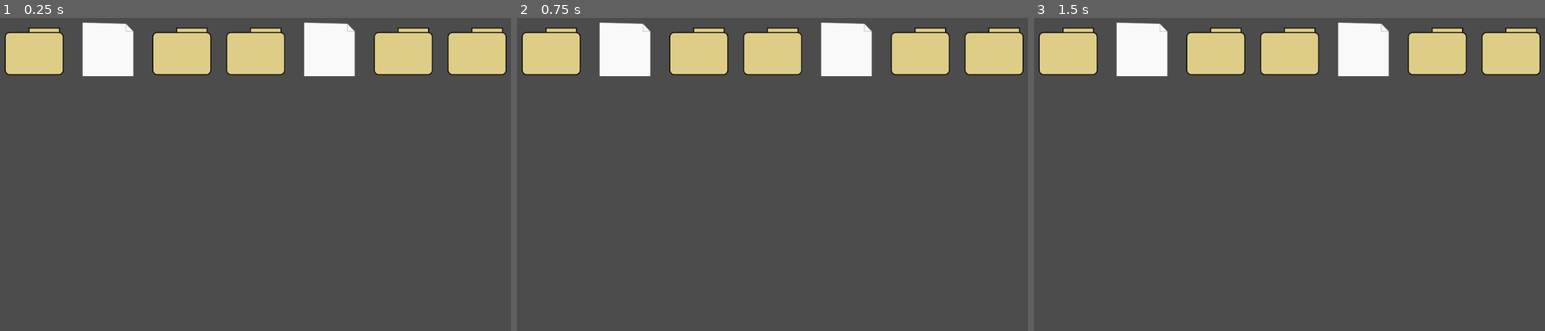
Above: before the commit, frames 1-3 (left to right).
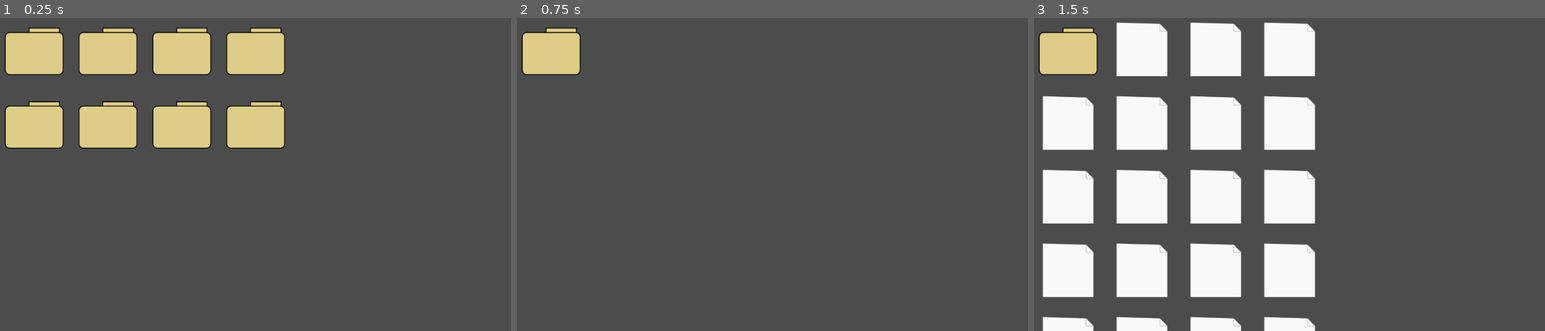
Above: after the commit, the same moments.

Repository: JoonasHeinonen/TeamStonksFGJ
Game: Godot game, scene res://Objects/GameContainer.tscn
Two runs of this game, one before a commit and one after it. Both use one fixed random seed, a clock stepped at 60 frames per second and the inputs below. The project has no main scene, so this scene is started directly.
Inputs (mouse positions are in pixels of both pictures, inside the frame that each line leads up to):
- Up to frame 1 (0.25 s): no input
- Up to frame 2 (0.75 s): click (552, 49) at 0.5 s
- Up to frame 3 (1.5 s): click (1069, 49) at 1.27 s

The runs differ from the first frame. In frame 1, 14% of the frame differs, in the area x 0-100%, y 1-42%; in frame 2, 10%; in frame 3, 31%, in the area x 1-100%, y 1-100%.

Commit message:
working parent/file links

Diff:
--- a/FileObject.gd
+++ b/FileObject.gd
@@ -29,25 +29,12 @@
 export var hint_text = "hint text"
 export var image = ""  # Path reference for file for texture change
 var hint_image = ""
+var parent_file = null  # What folder this file is under
 var dragging = false
 var sublevel = 0  # What level file is this; hide all other files
+var child_folder = null  # Ensure that folders can only have one child (you can not access multiple parents from single child)
 onready var folder_image = preload("res://gfx/folder.png")
 onready var file_image = preload("res://gfx/file.png")
-
-
-# Called every frame. 'delta' is the elapsed time since the previous frame.
-func _process(delta):
-	var children = get_children()
-
-	# TODO: Populate cursor file pointer somewhere
-	if dragging:
-		var ghost_image = get_node("/root/Dragged")
-		if ghost_image:
-			ghost_image.position = get_viewport().get_mouse_position()
-	else:
-		var ghost_image = get_node("/root/Dragged")
-		if ghost_image:
-			ghost_image.queue_free()
 
 func set_folder():
 	texture_normal = folder_image
--- a/GameContainer.gd
+++ b/GameContainer.gd
@@ -11,14 +11,23 @@
 
 # Level Stats
 var sublevel = 0
+var current_folder = null
+var up_folder = null
+var prev_folder = null
+var next_folder = null
+var prev_sublevel = null
+var next_sublevel = null
+var up_sublevel = null
 
 onready var file_view = get_node("WindowContainer/GameFileArranger")
 onready var chat_view = get_node("ChatContainer")
 onready var folder_image = preload("res://gfx/folder.png")
+onready var file_image = preload("res://gfx/file.png")
 
 # Called when the node enters the scene tree for the first time.
 func _ready():
 	initialize(3)
+	chat_view.connect("mouse_entered", self, "_check_if_dragged_item")
 
 func instance_file_object(type):
 	var new_file = file_object_scene.instance()
@@ -39,6 +48,18 @@
 	if Input.is_action_just_released("Click"):
 		dragged_item = null
 
+func _check_dragged_item():
+	if dragged_item and Input.is_action_just_released("Click"):
+		print("dragged item to chat window!")
+
+func _new_sublevel(new_sublevel, folder):
+	for file in file_view.get_children():
+		if file.sublevel != new_sublevel or file.parent_file != folder:
+			file.visible = false
+		else:
+			file.visible = true
+	_debug_sublevel(new_sublevel, folder)
+
 func _file_pressed_signal(file_instance):
 	if not file_instance.is_folder:
 		# FILE:
@@ -52,8 +73,11 @@
 		add_child(ghost_image)
 
 	else:
-		sublevel = file_instance.sublevel
-		print("new sublevel", sublevel)
+		print("sublevel",file_instance.sublevel)
+		# We are going below this sublevel!
+		sublevel = file_instance.sublevel + 1
+		current_folder = file_instance
+		_new_sublevel(sublevel, current_folder)
 
 func _create_file_signals(file_instance):
 	file_instance.connect("button_down", self, "_file_pressed_signal", [file_instance])
@@ -64,7 +88,7 @@
 	# B: Difficulty * 2 + (rand(0, difficulty)) = Possible amount of files inside each folder
 	# 1) Create root (sublevel 0)
 	# 2) For each sublevel, starting at sublevel 0:
-	#   * Create files equal to formula B. Randomly determine if each file is folder
+	#   * Create files equal to formula B.
 	#   * Mark sublevel for each file and folder
 	# 3) If current sublevel < total sublevel, repeat process
 	# 4) Determine correct file by choosing one with some modifiers by difficulty
@@ -72,18 +96,67 @@
 	#   * Has to be a file from atleast sublevels / 2 (round up)
 	#
 	var test_data = {}
+	difficulty = 16
 	var sublevels = round(difficulty / 2)
-	for sublevel in range(0, sublevels):
-		var files = difficulty * 2 + (randi() % difficulty)
-		for i in range(0, files):
+	randomize()
+
+	# First generate all folders for each sublevel
+	for sublevel in range(1, sublevels + 1):
+		var folders = sublevels
+		if folders < 1:
+			folders = 1
+		for i in range(0, folders):
+			var new_file = instance_file_object("folder")
+			# Just Godot things; have to change texture here
+			file_view.add_child(new_file)
+			new_file.texture_normal = folder_image
+			_create_file_signals(new_file)
+			new_file.sublevel = sublevel
+
+	# For each folder, generate files
+	for folder in file_view.get_children():
+		if folder.is_folder == true:
 			randomize()
-			var is_folder = "folder" if (randi() % 10) > 5 else "file"
-			var new_file = instance_file_object(is_folder)
-			# Just Godot things; have to change texture later
-			file_view.add_child(new_file)
-			if is_folder == "folder":
-				new_file.texture_normal = folder_image
-			_create_file_signals(new_file)
-			if sublevel > round(sublevels / 2):
-				for sub_file_object in new_file.get_children():
-					sub_file_object.is_correct_file = true
+
+			# Randomly link the folder to a parent folder if sublevel > 1
+			if folder.sublevel > 1:
+				var possible_folders = []
+				for p_folder in file_view.get_children():
+					if p_folder.is_folder == true:
+						if p_folder.sublevel == folder.sublevel - 1:
+							if p_folder.child_folder == null:
+								possible_folders.append(p_folder)
+
+				var chosen_folder = possible_folders[randi() % len(possible_folders)]
+				folder.parent_file = chosen_folder
+				chosen_folder.child_folder = folder
+
+	# 3rd stage: Assign files for each folder according to their set parents and sublevels
+	for folder in file_view.get_children():
+		if folder.is_folder == true:
+			var files = difficulty * 2 + (randi() % difficulty)
+			for i in range(1, files + 1):
+				var new_file = instance_file_object("file")
+				file_view.add_child(new_file)
+				new_file.sublevel = folder.sublevel + 1
+				if folder.sublevel > 1:
+					new_file.parent_file = folder
+				new_file.is_folder = false
+				_create_file_signals(new_file)
+
+	_new_sublevel(1, null)
+
+func _debug_sublevel(sublevel, parent_folder):
+	var files = []
+	var folders = []
+	for file in file_view.get_children():
+		if file.sublevel == sublevel and file.parent_file == parent_folder:
+			if file.is_folder:
+				folders.append(file)
+			else:
+				files.append(file)
+
+	print("Num of files in this sublevel for this parent folder")
+	print(len(files))
+	print("Num of folders in this sublevel for this parent folder")
+	print(len(folders))
--- a/Objects/GameContainer.tscn
+++ b/Objects/GameContainer.tscn
@@ -27,3 +27,4 @@
 margin_top = 40.0
 margin_right = 950.0
 margin_bottom = 550.0
+mouse_filter = 1
--- a/Objects/GameFileArranger.tscn
+++ b/Objects/GameFileArranger.tscn
@@ -7,7 +7,7 @@
 anchor_bottom = 1.0
 mouse_filter = 0
 mouse_default_cursor_shape = 2
-columns = 8
+columns = 4
 script = ExtResource( 1 )
 __meta__ = {
 "_edit_use_anchors_": false
